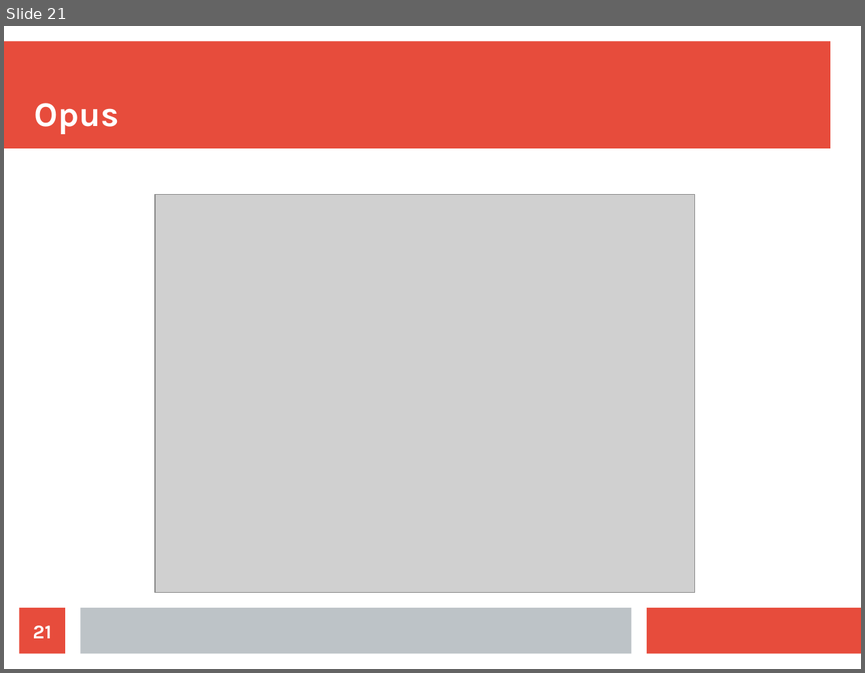
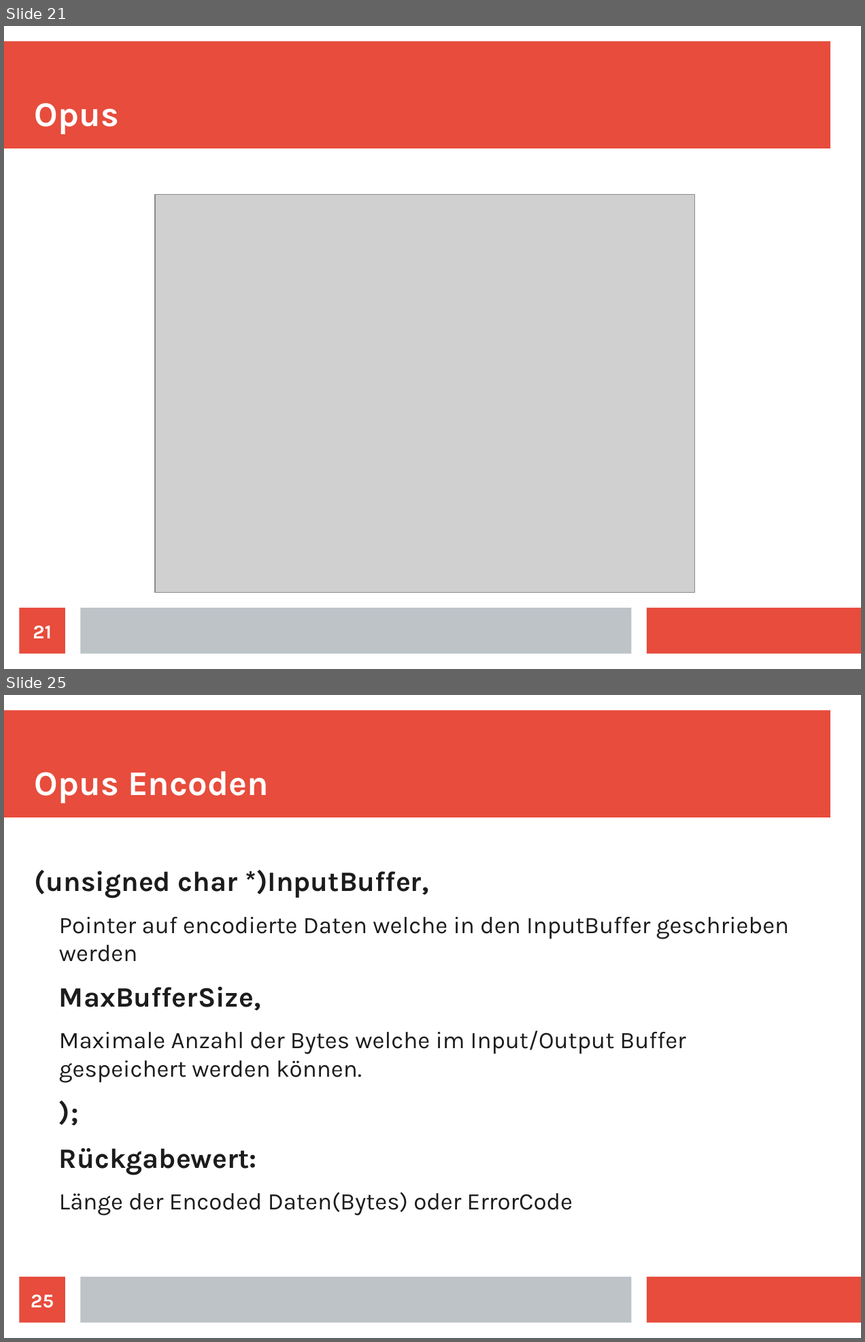
Before and after one commit to doe300/OHMComm, a slide deck: documents/OHMCommPres.odp. Shown one above the other, each under a label of ours: slide 21 before the commit, slides 21 and 25 after it; the slides between them are not shown. The pictures are 865x673 and 865x1342 pixels, drawn with LibreOffice and Linux fonts; fonts in the diff are those of the drawing; grey boxes stand for pictures. Boxes give left, top, right and bottom in pixels: in the first picture for what was removed or moved away, otherwise in the second. Text is boxed around its words. In the diff, an @@ line names an element or a change of style, - is before the commit and + after.

Commit message:
Updated Presentation
Added Opus slides for encoder object and encoder

```diff
--- a/documents/OHMCommPres.odp
+++ b/documents/OHMCommPres.odp
@@ slide 25 added at (4,695,861,1338), background #FFFFFF; not listed: 3 template elements that a slide beside it also shows @@
@@ title added at (35,771,269,803), 32 pt, text #FFFFFF, bold @@
+Opus Encoden
@@ text added at (35,870,789,1215), 22 pt, text #1C1C1C @@
+(unsigned char *)InputBuffer,
+  Pointer auf encodierte Daten welche in den InputBuffer geschrieben werden
+MaxBufferSize,
+  Maximale Anzahl der Bytes welche im Input/Output Buffer gespeichert werden können.
+);
+Rückgabewert:
+  Länge der Encoded Daten(Bytes) oder ErrorCode
@@ page number added at (20,1276,65,1323), fill #E74C3C, 18 pt, text #FFFFFF, bold @@
+25
```
Also in this commit, not shown: 2 slides changed, 3 other slides added.
